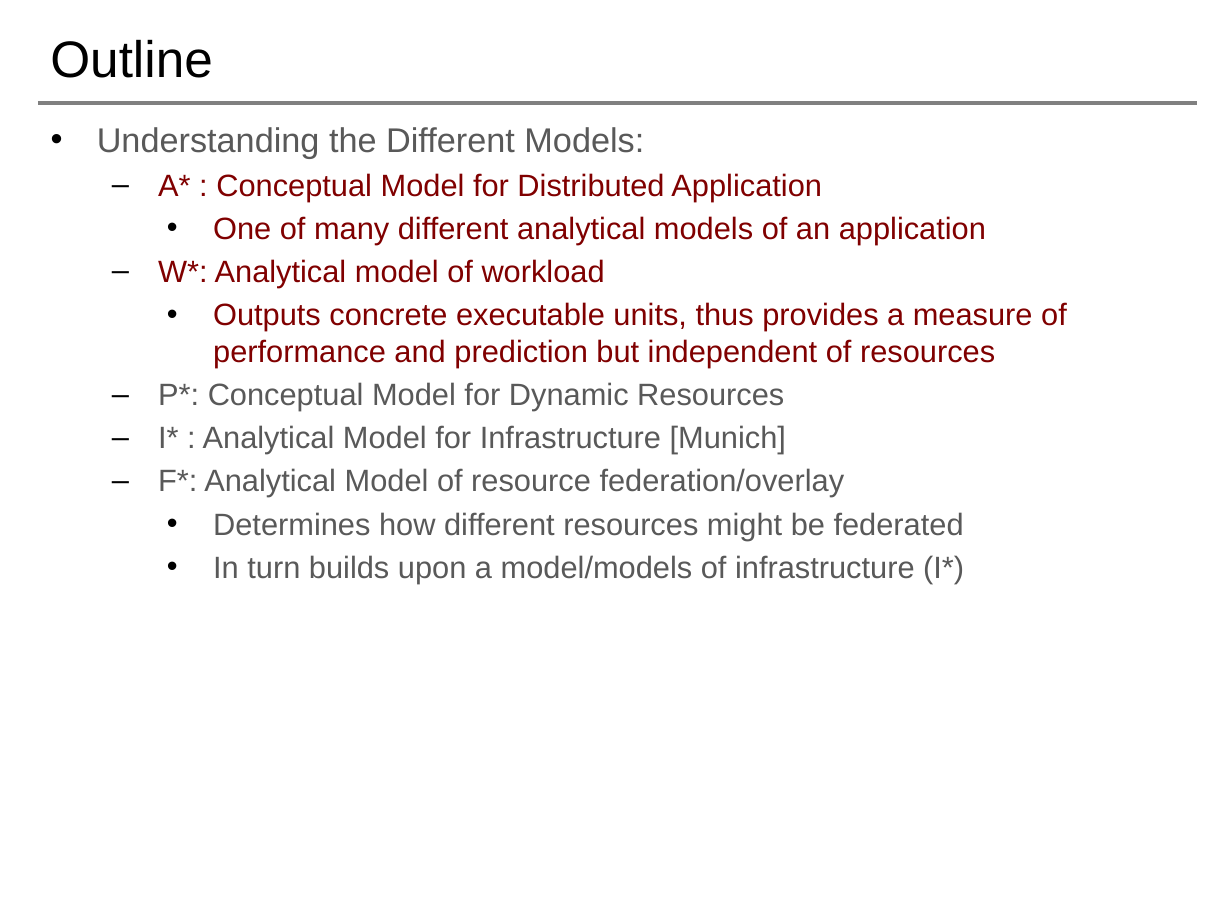
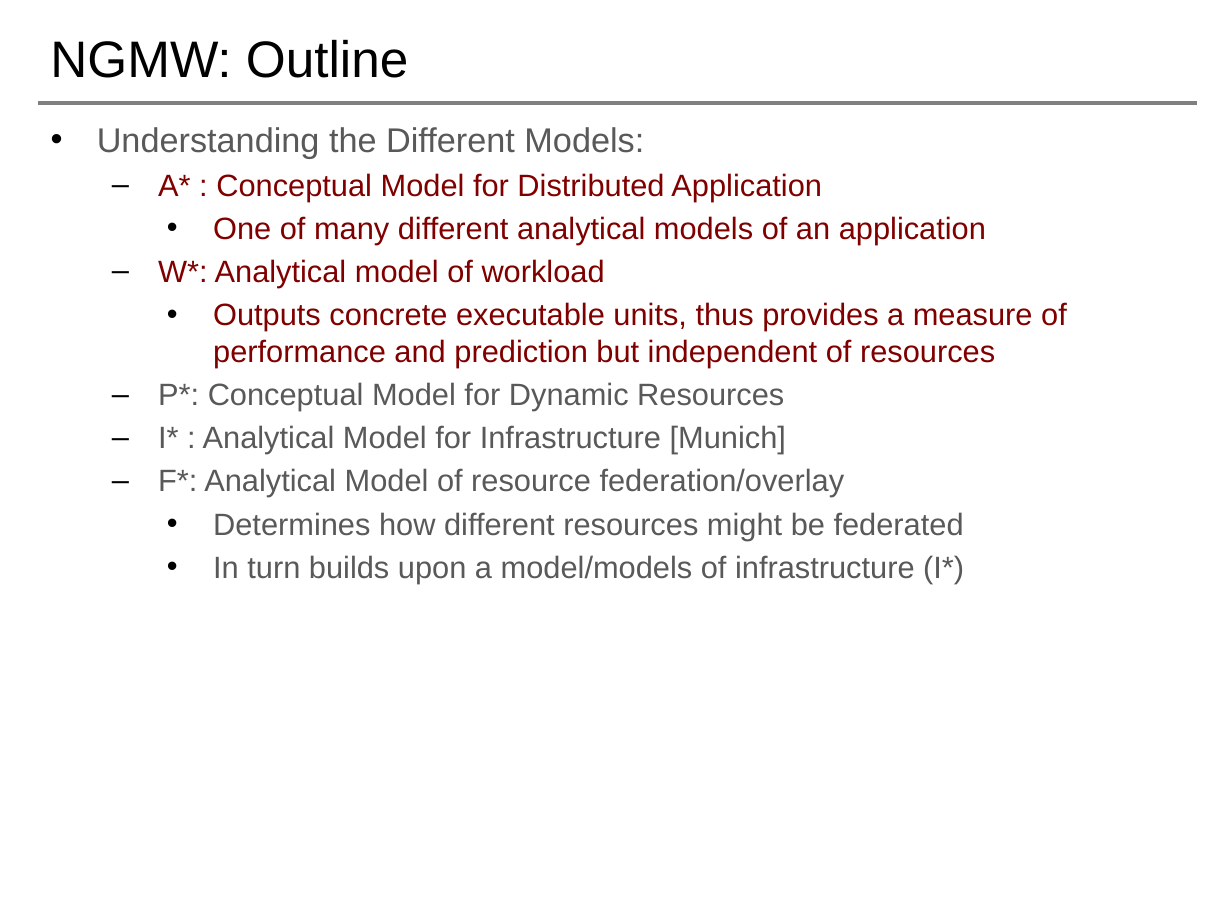
Before and after one commit to saga-project/NGMW, a slide deck: slide 18 of presentations/radical-modsim.pptx (slide 7 before the commit). Drawn at 1232x924 pixels with LibreOffice and Linux fonts; fonts in the diff are those of the drawing; background and template pictures are left out. Boxes give left, top, right and bottom in pixels: in the first picture for what was removed or moved away, otherwise in the second. Text is boxed around its words. In the diff, an @@ line names an element or a change of style, - is before the commit and + after.

```diff
--- a/presentations/radical-modsim.pptx
+++ b/presentations/radical-modsim.pptx
@@ title at [50,39,409,78]: text changed @@
-Outline
+NGMW: Outline
```
Also in this commit, not shown: 2 other slides changed, 11 slides added, 1 slide removed.
